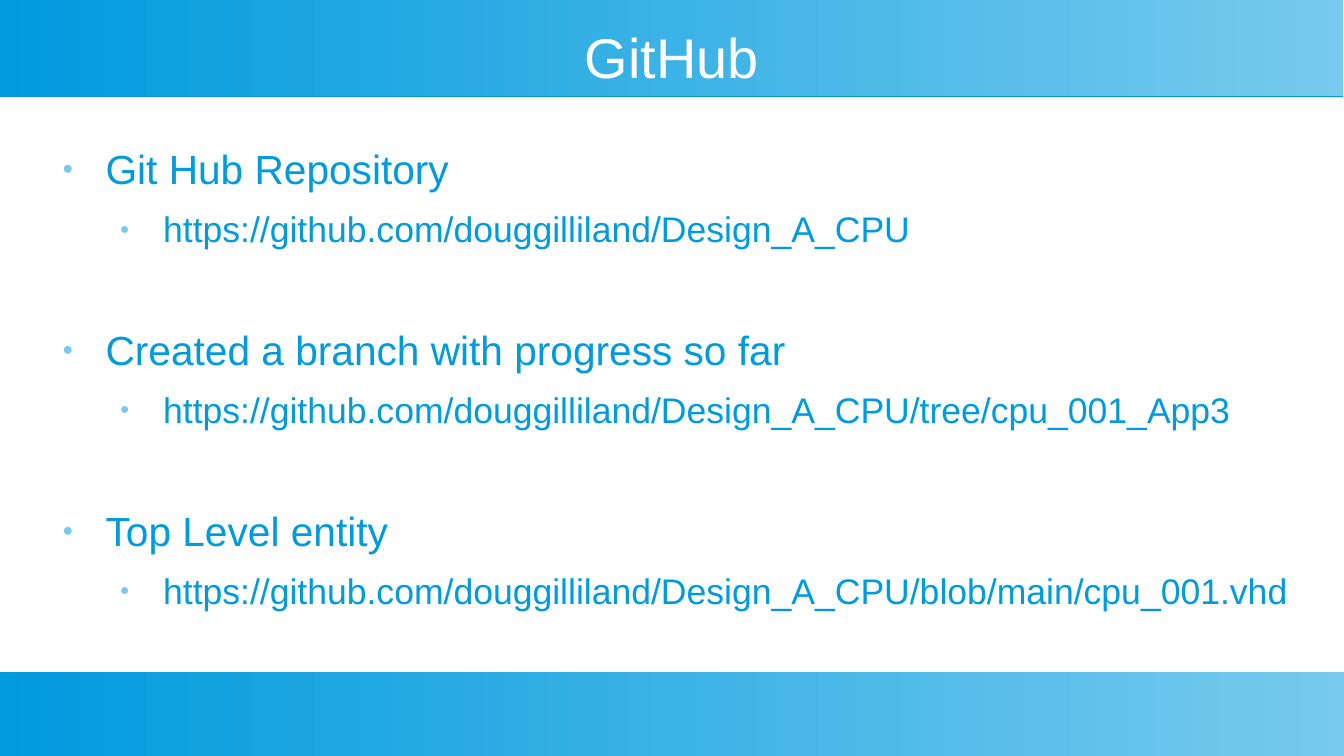
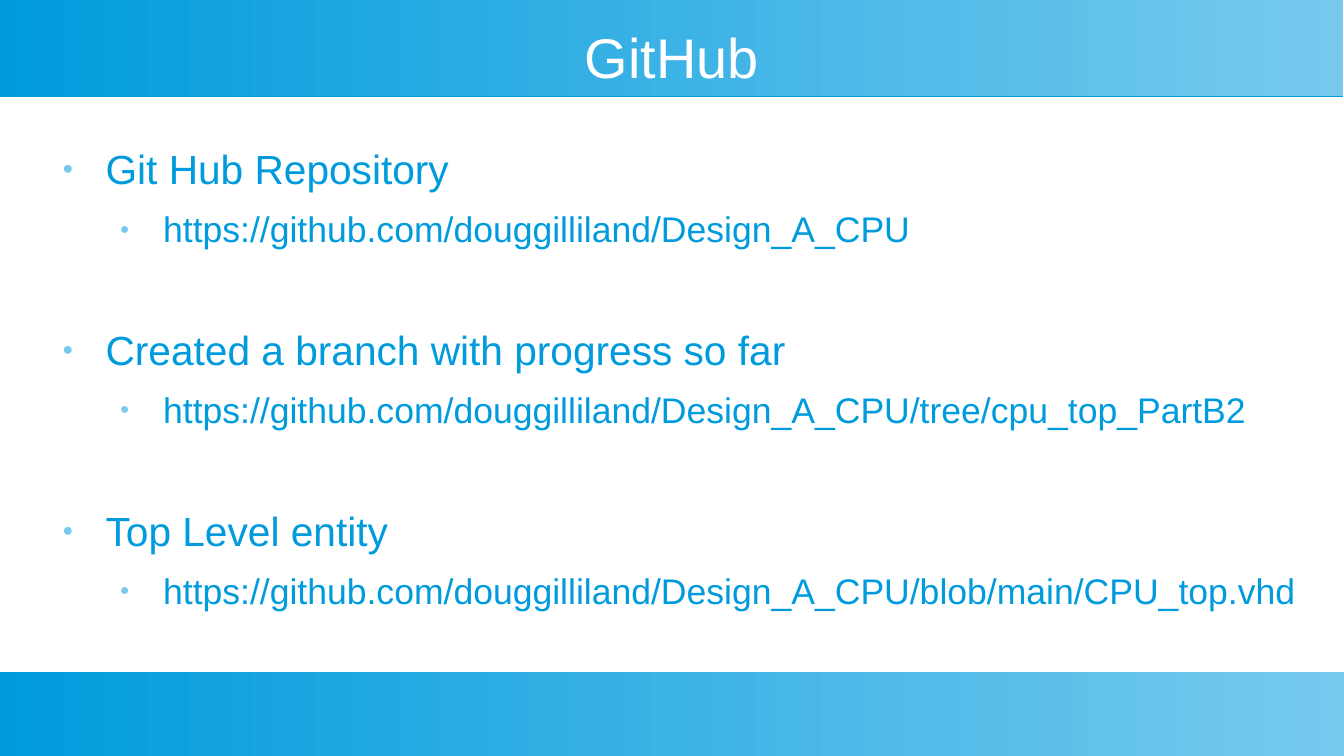
Before and after one commit to douggilliland/Design_A_CPU, a slide deck: slide 19 of Docs/DIY-FPGA-Computer-B2_BoardSpecific.odp. Drawn at 1344x756 pixels with LibreOffice and Linux fonts; fonts in the diff are those of the drawing. Boxes give left, top, right and bottom in pixels: in the first picture for what was removed or moved away, otherwise in the second. Text is boxed around its words. In the diff, an @@ line names an element or a change of style, - is before the commit and + after.

```diff
--- a/Docs/DIY-FPGA-Computer-B2_BoardSpecific.odp
+++ b/Docs/DIY-FPGA-Computer-B2_BoardSpecific.odp
@@ text at box(163, 216, 1245, 430): text changed @@
-  ● https://github.com/douggilliland/Design_A_CPU/tree/cpu_001_App3
+  ● https://github.com/douggilliland/Design_A_CPU/tree/cpu_top_PartB2
@@ text at box(163, 578, 1295, 611): text changed @@
-  ● https://github.com/douggilliland/Design_A_CPU/blob/main/cpu_001.vhd
+  ● https://github.com/douggilliland/Design_A_CPU/blob/main/CPU_top.vhd
```
